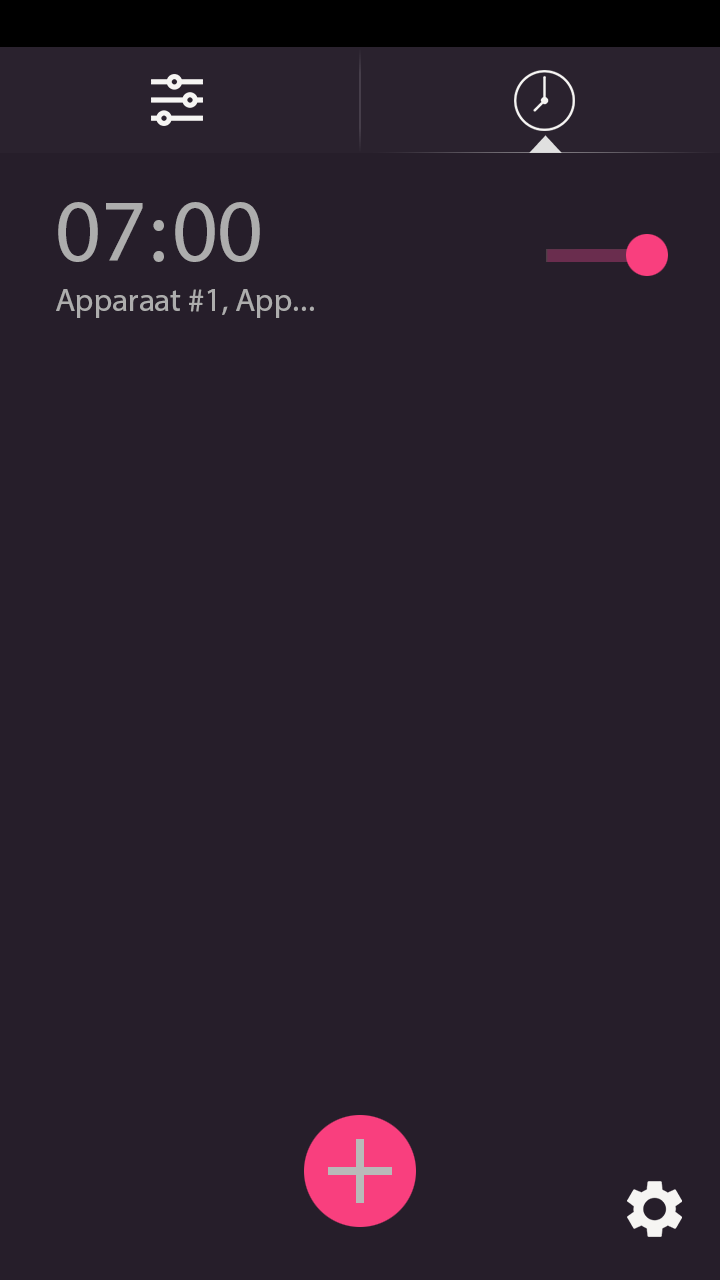
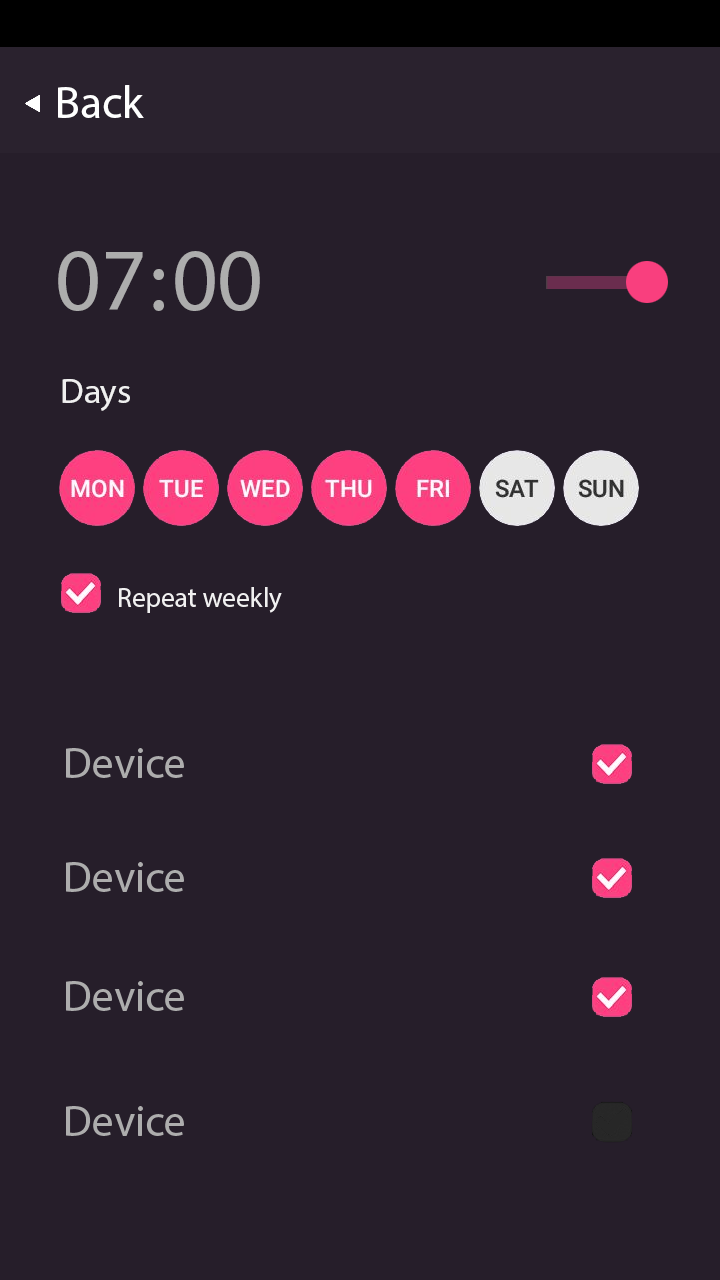
Before/after of a 720×1280 layered artwork. What changed in the layer stack:
showed group "Advanced Timer Settings" (21 layers) over (25, 50, 712, 1237)
removed layer "Layer 1" over (25, 50, 712, 1237)
